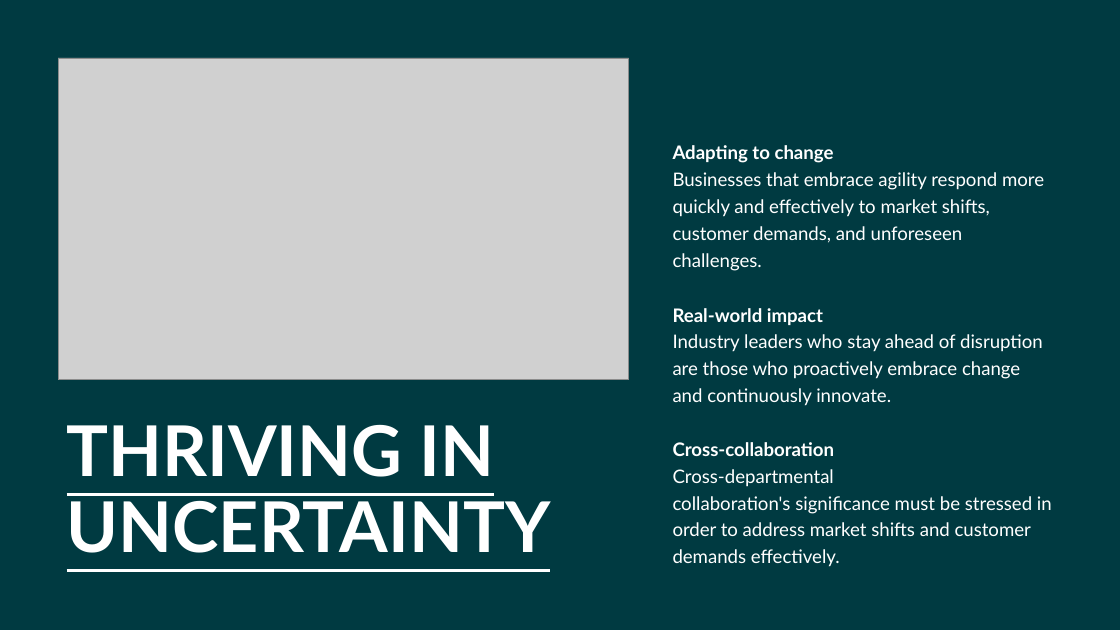
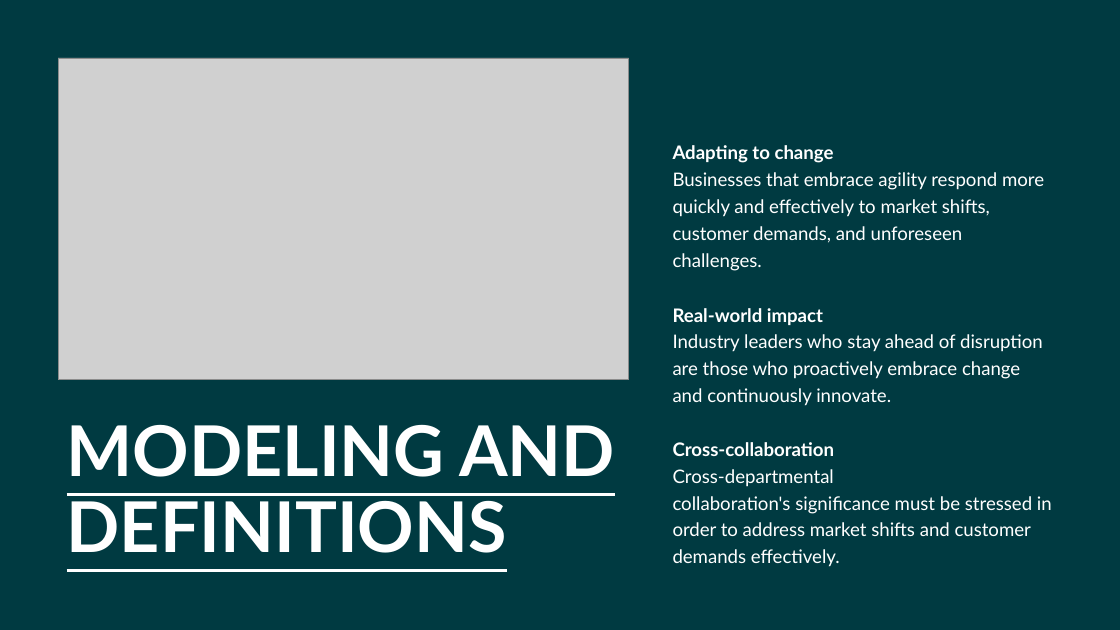
Before and after one commit to AleRicWil/OptProj2026, a slide deck: slide 4 of presentation.pptx. Drawn at 1120x630 pixels with LibreOffice and Linux fonts; fonts in the diff are those of the drawing; grey boxes stand for pictures. Boxes give left, top, right and bottom in pixels: in the first picture for what was removed or moved away, otherwise in the second. Text is boxed around its words. In the diff, an @@ line names an element or a change of style, - is before the commit and + after.

Commit message:
push

```diff
--- a/presentation.pptx
+++ b/presentation.pptx
@@ title at (67,425,615,553): text changed @@
-THRIVING IN UNCERTAINTY
+MODELING AND DEFINITIONS
```
Also in this commit, not shown: 2 other slides changed, 1 slide added, 1 slide removed.
